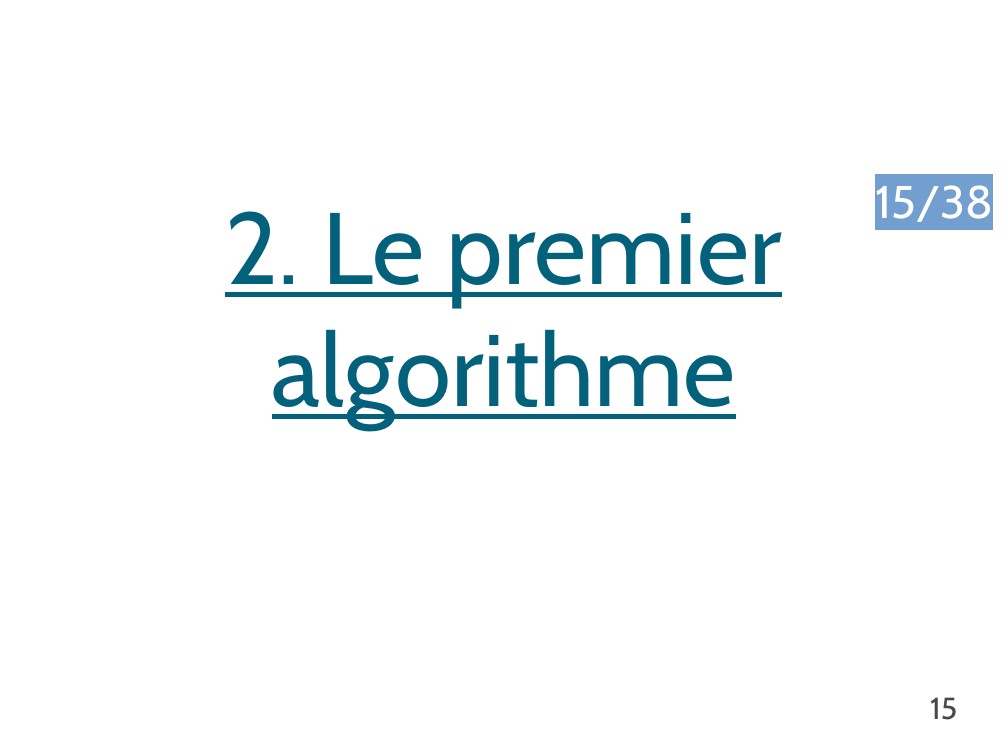
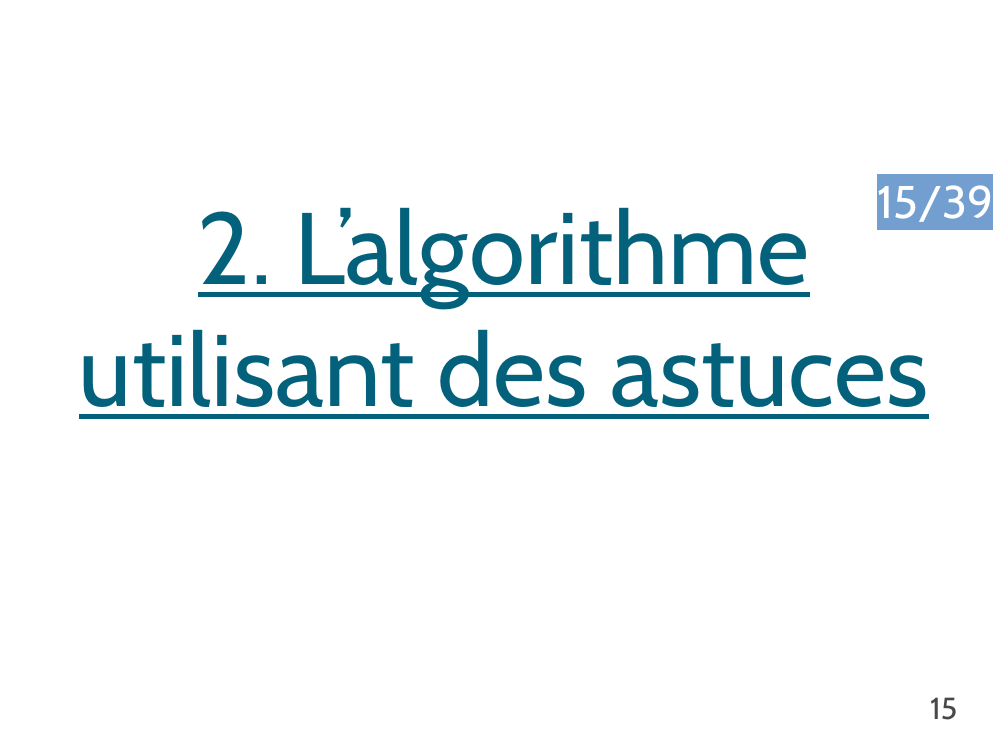
Before and after one commit to Triw-12/hanamikoji_solve, a slide deck: slide 15 of diaporama/Règles.odp. Drawn at 1008x756 pixels with LibreOffice and Linux fonts; fonts in the diff are those of the drawing; background and template pictures are left out. Boxes give left, top, right and bottom in pixels: in the first picture for what was removed or moved away, otherwise in the second. Text is boxed around its words. In the diff, an @@ line names an element or a change of style, - is before the commit and + after.

```diff
--- a/diaporama/Règles.odp
+++ b/diaporama/Règles.odp
@@ subtitle at box(79, 207, 929, 419): text changed @@
-2. Le premier algorithme
+2. L’algorithme utilisant des astuces
@@ page number at box(877, 185, 993, 222): text changed @@
-15/38
+15/39
```
Also in this commit, not shown: 16 other slides changed, 3 slides added, 2 slides removed, 2 other files.
